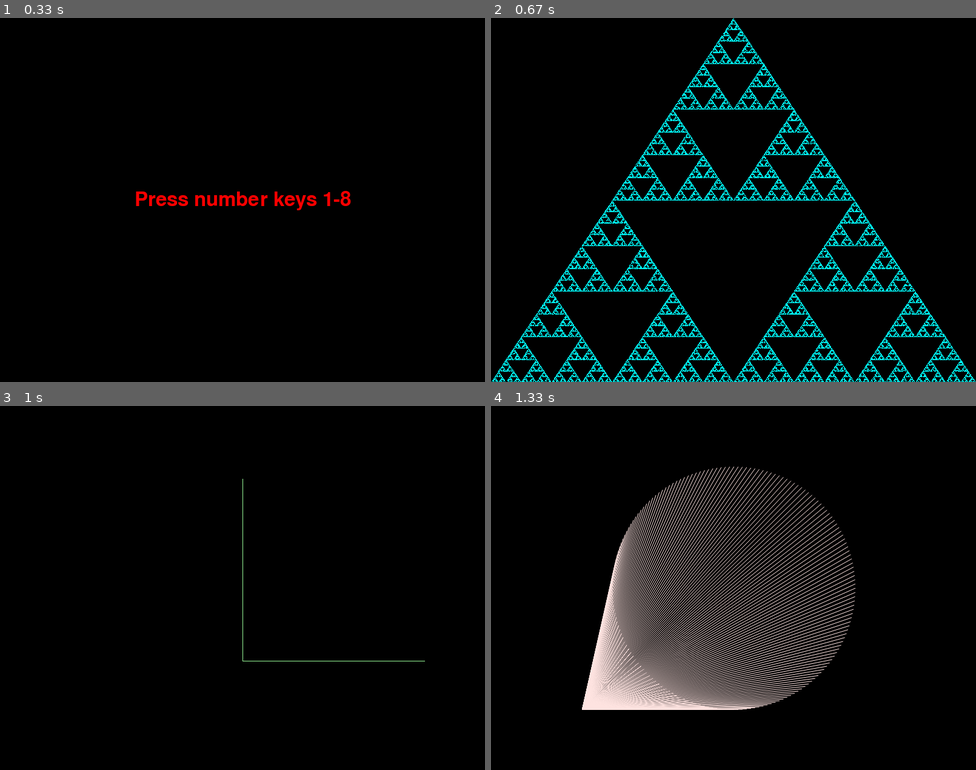
Above: before the commit, frames 1-4 (two rows, left to right).
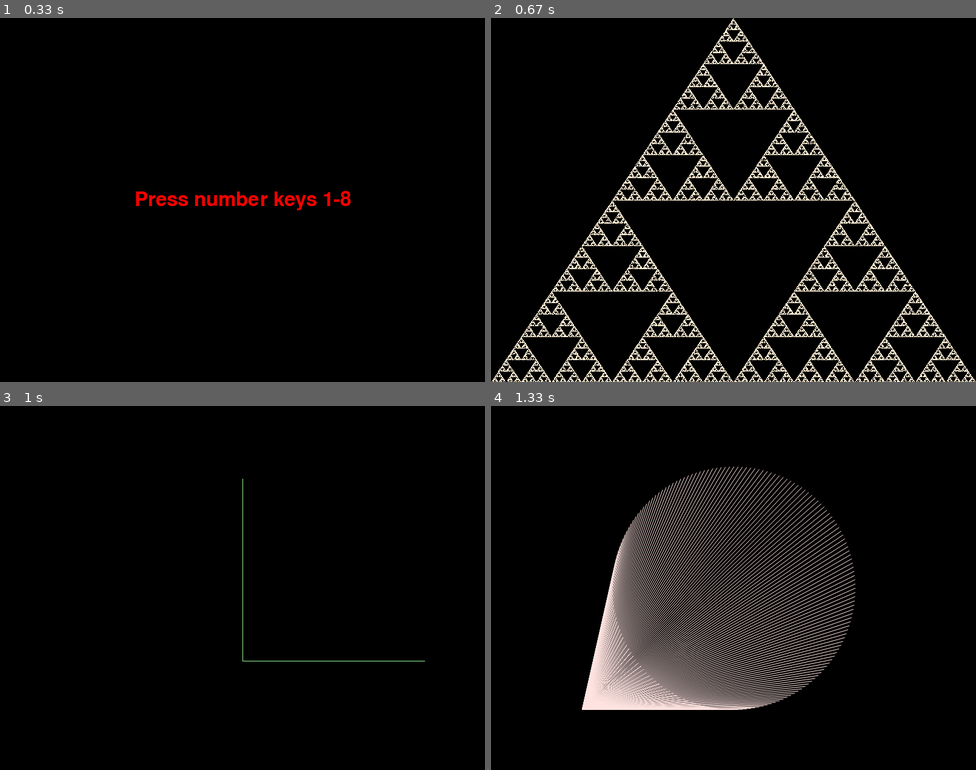
Above: after the commit, the same moments.

Repository: marianodominguez/pythonLab
Game: pygame game, started from pygame/draw_curves.py
Two runs of this game, one before a commit and one after it. Both use one fixed random seed, a clock stepped at 60 frames per second and the inputs below. The source is Python 2; it was converted automatically to run under Python 3.
Inputs:
- Up to frame 1 (0.33 s): no input
- Up to frame 2 (0.67 s): tap 8 at 0.33 s
- Up to frame 3 (1 s): tap 6 at 0.67 s
- Up to frame 4 (1.33 s): tap 1 at 1 s

Frame 1 is identical in both runs. In frame 2, 8.1% of the frame differs, in the area x 0-100%, y 0-100%; in frame 3, nothing differs; in frame 4, nothing differs.

Commit message:
use more names

Diff:
--- a/pygame/draw_curves.py
+++ b/pygame/draw_curves.py
@@ -60,7 +60,7 @@
     for i in xrange(100000):
         randomVertex = vertex[random.randint(0,2)]
         midpoint = (( randomVertex[0] + point[0] )/2, ( randomVertex[1] + point[1] )/2)
-        screen.set_at(adjpt(midpoint), pygame.Color('cyan2'))
+        screen.set_at(adjpt(midpoint), pygame.Color('papayawhip'))
         point = midpoint
 
 def sierpinski(level, (vx, vy), l):
@@ -127,7 +127,7 @@
     if event.type == QUIT:
         sys.exit()
     elif event.type == KEYDOWN:
-      screen.fill((0,0,0))
+      screen.fill(pygame.Color('black'))
       if event.key == pygame.K_1:
           cone()
       if event.key == pygame.K_2:
